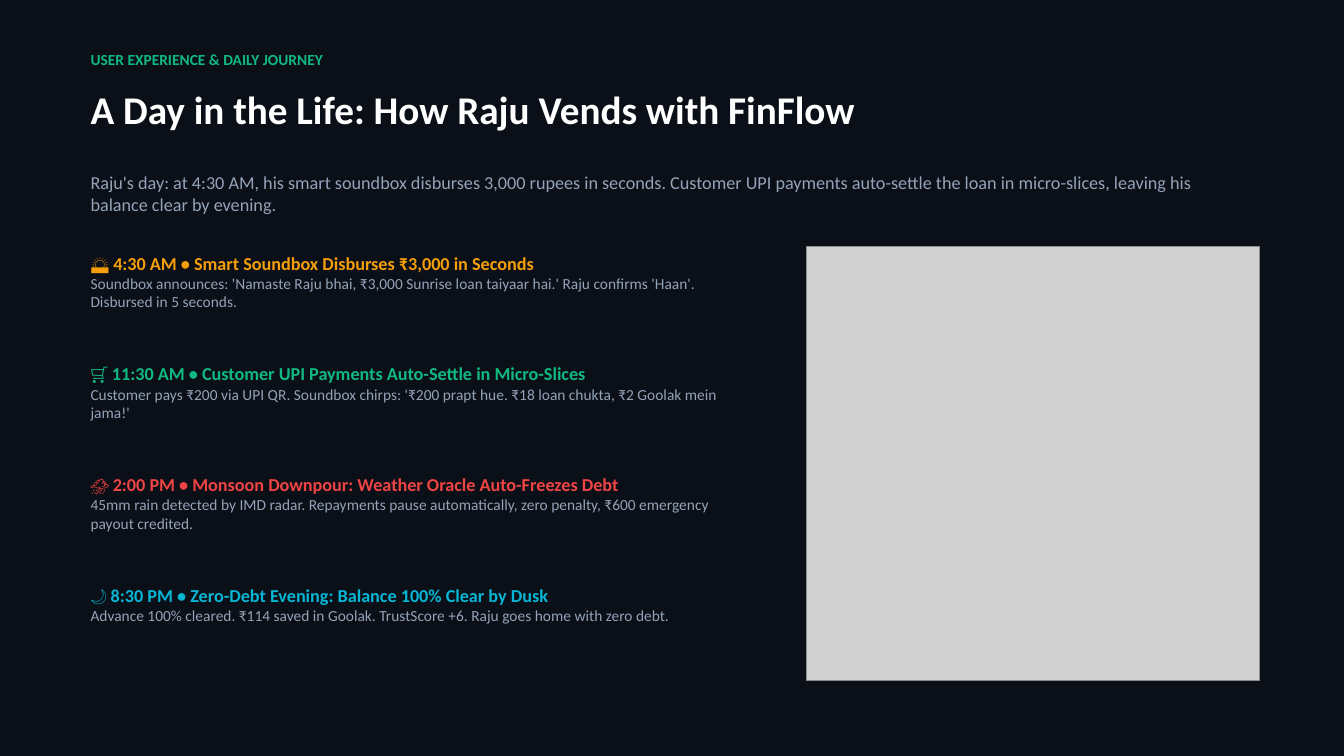
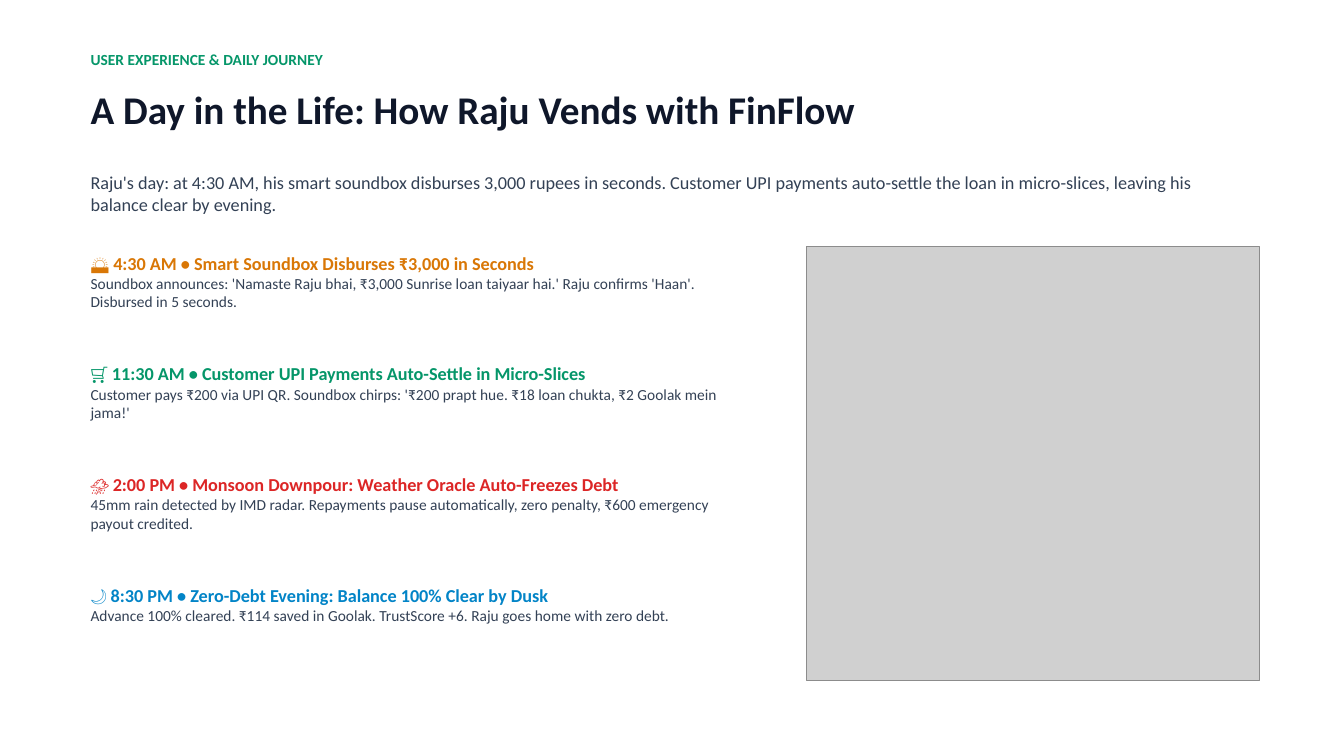
Before and after one commit to aadisthunder/finflow-graphiques, a slide deck: slide 5 of FinFlow_Pitch_Deck.pptx. Drawn at 1344x756 pixels with LibreOffice and Linux fonts; fonts in the diff are those of the drawing; grey boxes stand for pictures. Boxes give left, top, right and bottom in pixels: in the first picture for what was removed or moved away, otherwise in the second. Text is boxed around its words. In the diff, an @@ line names an element or a change of style, - is before the commit and + after.

```diff
--- a/FinFlow_Pitch_Deck.pptx
+++ b/FinFlow_Pitch_Deck.pptx
@@ rectangle at <box>0,0,1344,756</box>: fill #0B0F17 to #FFFFFF @@
@@ text "USER EXPERIENCE & DAILY JOURNEY" at <box>91,55,323,65</box>: text colour #10B981 to #059669 @@
@@ text "A Day in the Life: ..." at <box>91,96,854,131</box>: text colour #FFFFFF to #0F172A @@
@@ text "Raju's day: at 4:30 AM, ..." at <box>91,176,1191,214</box>: text colour #94A3B8 to #334155 @@
@@ text "🌅 4:30 AM • Smart ..." at <box>91,257,694,307</box>: text colour #F59E0B to #D97706 in "🌅 4:30 AM • Smart Soundbox Disburses ..."; text colour #94A3B8 to #334155 in "Soundbox announces: 'Namaste Raju bhai, ₹3,000 Sunrise ..." @@
@@ text "🛒 11:30 AM • Customer ..." at <box>91,367,717,421</box>: text colour #10B981 to #059669 in "🛒 11:30 AM • Customer UPI Payments ..."; text colour #94A3B8 to #334155 in "Customer pays ₹200 via UPI QR. Soundbox ..." @@
@@ text "⛈️ 2:00 PM • Monsoon ..." at <box>91,478,708,532</box>: text colour #EF4444 to #DC2626 in "⛈️ 2:00 PM • Monsoon Downpour: Weather ..."; text colour #94A3B8 to #334155 in "45mm rain detected by IMD radar. Repayments ..." @@
@@ text "🌙 8:30 PM • Zero-Debt ..." at <box>91,589,669,624</box>: text colour #06B6D4 to #0284C7 in "🌙 8:30 PM • Zero-Debt Evening: Balance ..."; text colour #94A3B8 to #334155 in "Advance 100% cleared. ₹114 saved in Goolak. ..." @@
```
Also in this commit, not shown: 9 other slides changed, 20 other files.
